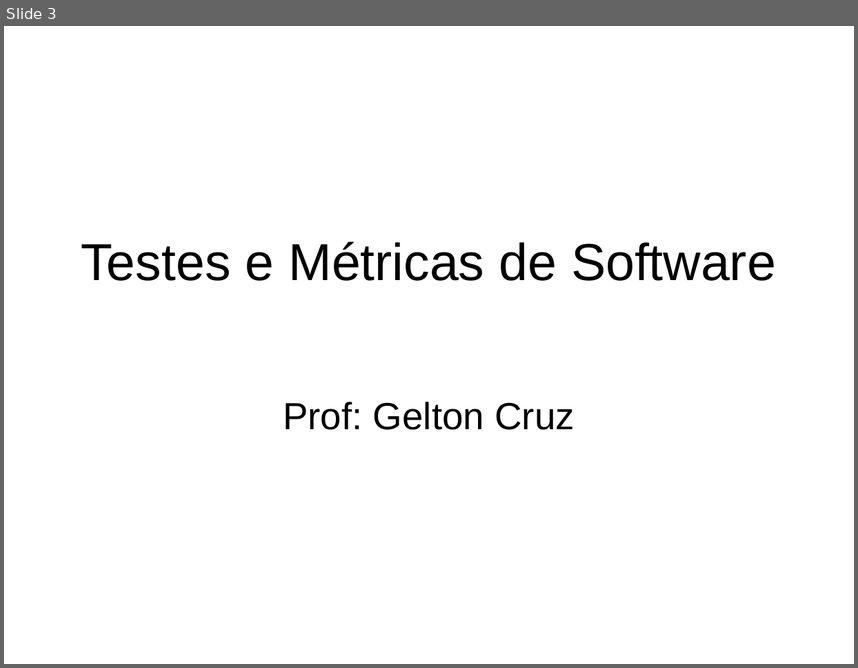
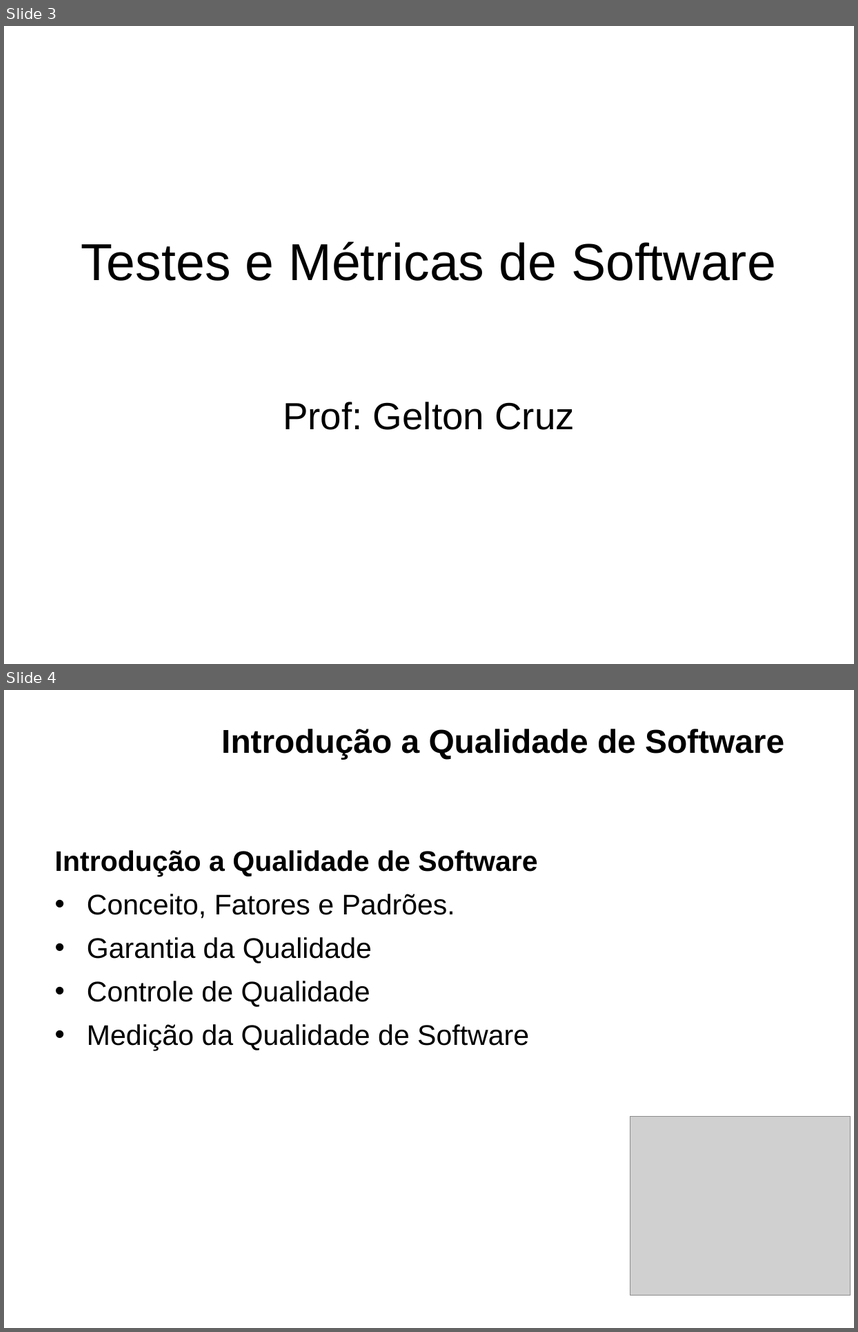
Before and after one commit to geltoncruz/-Testes-de-Software, a slide deck: ppt/01. Introdução a Qualidade de software.ppt. Shown one above the other, each under a label of ours: slide 3 before the commit, slides 3 and 4 after it. The pictures are 858x668 and 858x1332 pixels, drawn with LibreOffice and Linux fonts; fonts in the diff are those of the drawing; grey boxes stand for pictures; background and template pictures are left out. Boxes give left, top, right and bottom in pixels: in the first picture for what was removed or moved away, otherwise in the second. Text is boxed around its words. In the diff, an @@ line names an element or a change of style, - is before the commit and + after.

Commit message:
Inicial - fundamentos de qualidade

```diff
--- a/ppt/01. Introdução a Qualidade de software.ppt
+++ b/ppt/01. Introdução a Qualidade de software.ppt
@@ slide 4 added at [4, 690, 854, 1328], background picture (left out) @@
@@ title added at [221, 729, 784, 759], 28 pt, text #000000, bold @@
+Introdução a Qualidade de Software
@@ text added at [55, 850, 537, 1051], 24 pt, text #000000 @@
+Introdução a Qualidade de Software
+• Conceito, Fatores e Padrões.
+• Garantia da Qualidade
+• Controle de Qualidade
+• Medição da Qualidade de Software
@@ picture added at [630, 1116, 850, 1294] @@
```
Also in this commit, not shown: 1 other slide added, 4 slides removed, 5 other files.
